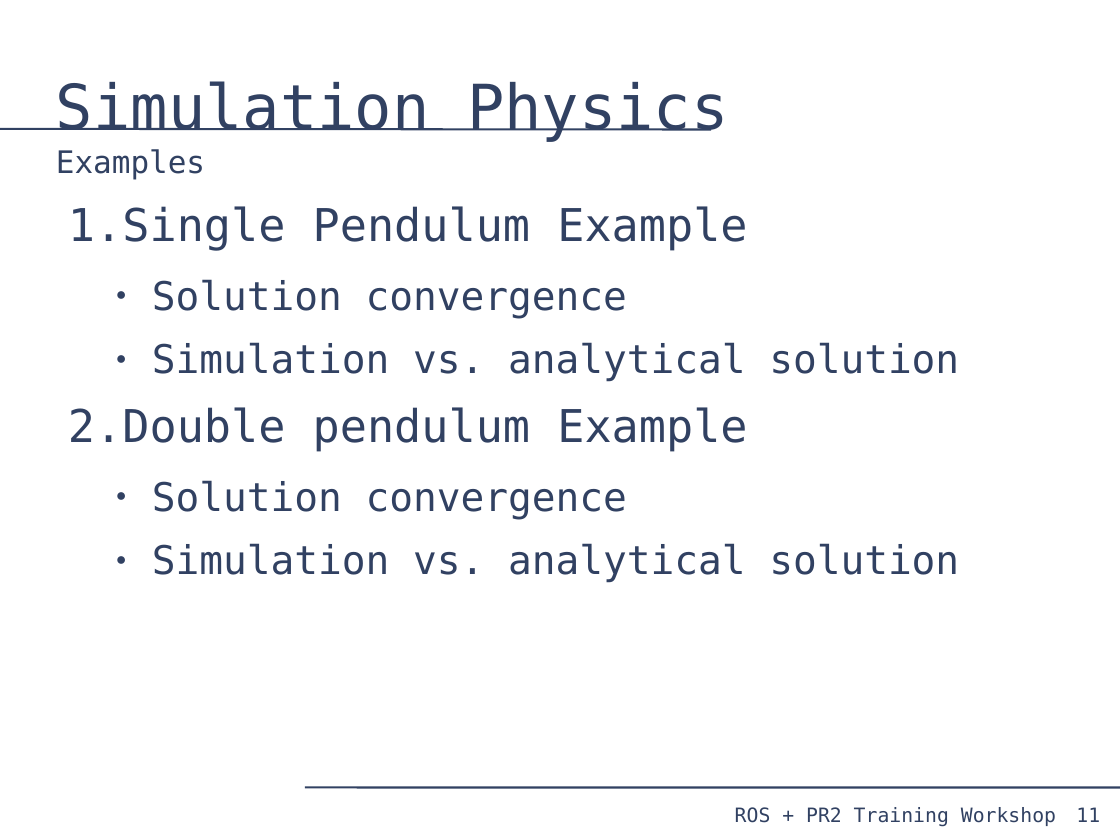
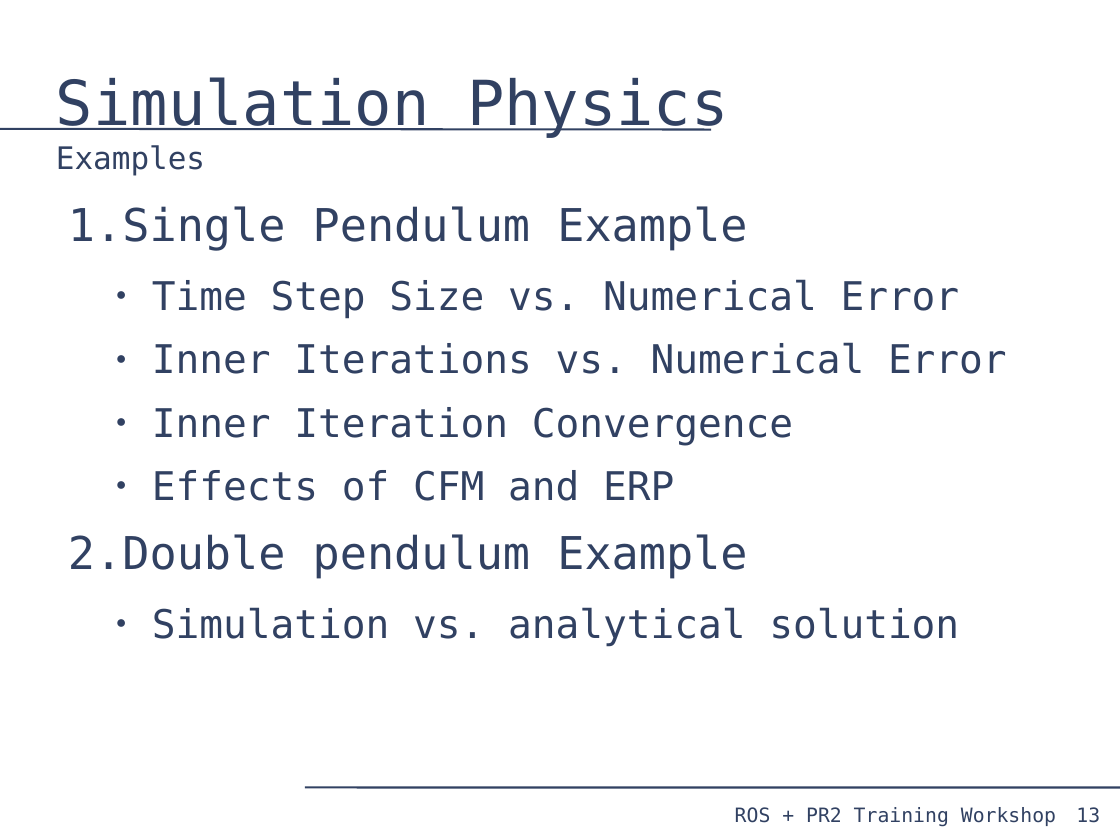
Before and after one commit to PR2/pr2_docs, a slide deck: slide 13 of pr2_training_workshop/simulation/simulation_training_workshop.odp (slide 11 before the commit). Drawn at 1120x840 pixels with LibreOffice and Linux fonts; fonts in the diff are those of the drawing. Boxes give left, top, right and bottom in pixels: in the first picture for what was removed or moved away, otherwise in the second. Text is boxed around its words. In the diff, an @@ line names an element or a change of style, - is before the commit and + after.

```diff
--- a/pr2_training_workshop/simulation/simulation_training_workshop.odp
+++ b/pr2_training_workshop/simulation/simulation_training_workshop.odp
@@ title "Simulation Physics Examples": place and size @@
-title "Simulation Physics Examples" at bbox=[56, 81, 729, 179]
+title "Simulation Physics Examples" at bbox=[56, 77, 729, 175]
@@ text at bbox=[68, 279, 1007, 579]: text changed @@
-  ● Solution convergence
+  ● Time Step Size vs. Numerical Error
+  ● Inner Iterations vs. Numerical Error
+  ● Inner Iteration Convergence
+  ● Effects of CFM and ERP
+2. Double pendulum Example
@@ text at bbox=[68, 407, 959, 583]: paragraphs removed @@
-2. Double pendulum Example
-  ● Solution convergence
-  ● Simulation vs. analytical solution
@@ page number at bbox=[1076, 807, 1100, 823]: text changed @@
-11
+13
```
Also in this commit, not shown: 17 other slides changed, 3 slides added.
